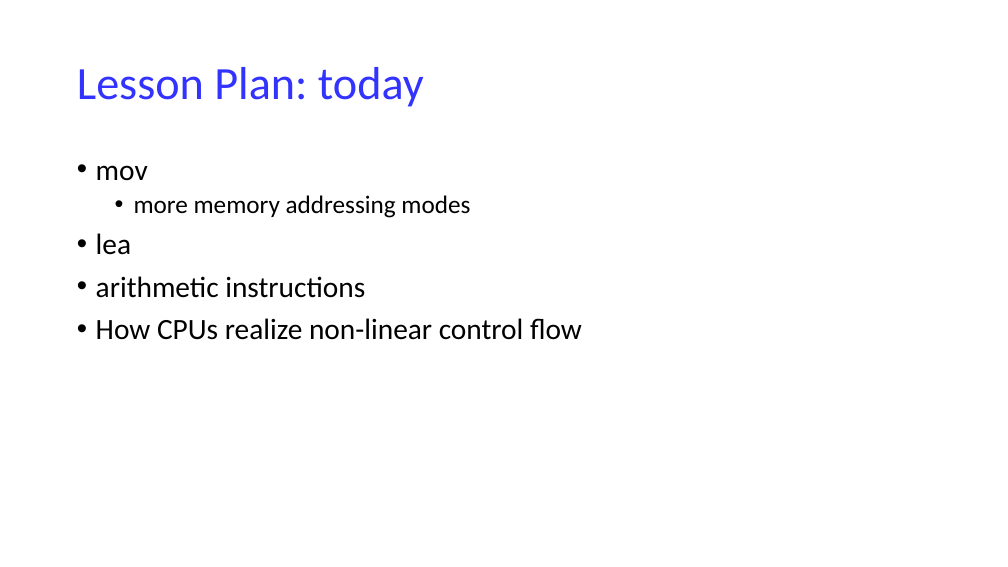
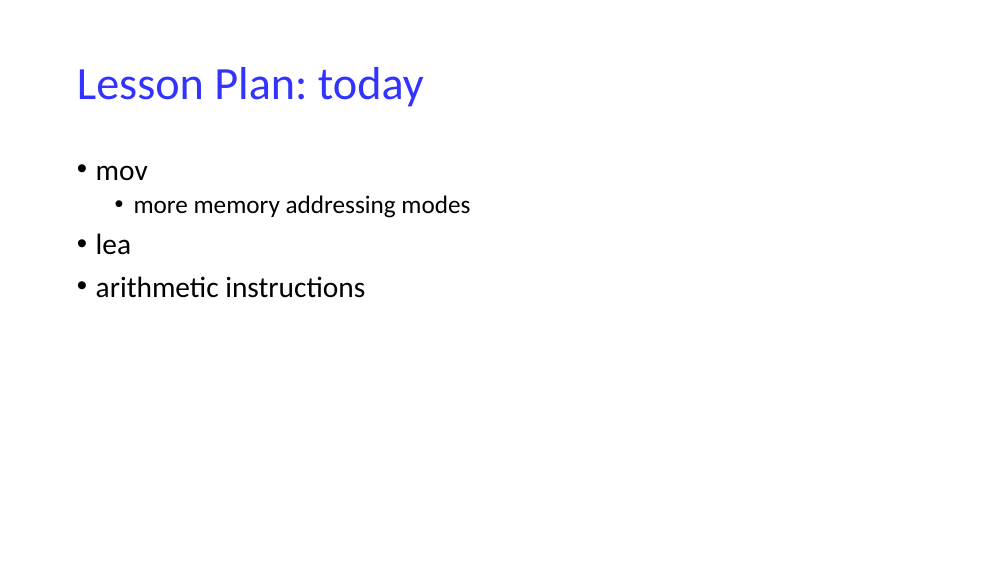
Before and after one commit to NYU-CSO/nyu-cso.github.io, a slide deck: slide 3 of notes/07-Machine_Basics_cont.pptx. Drawn at 1008x567 pixels with LibreOffice and Linux fonts; fonts in the diff are those of the drawing. Boxes give left, top, right and bottom in pixels: in the first picture for what was removed or moved away, otherwise in the second. Text is boxed around its words. In the diff, an @@ line names an element or a change of style, - is before the commit and + after.

```diff
--- a/notes/07-Machine_Basics_cont.pptx
+++ b/notes/07-Machine_Basics_cont.pptx
@@ text at (96,318,582,340): paragraph removed @@
-• How CPUs realize non-linear control flow
```
Also in this commit, not shown: 7 other slides changed, 4 slides removed, 1 other file.
